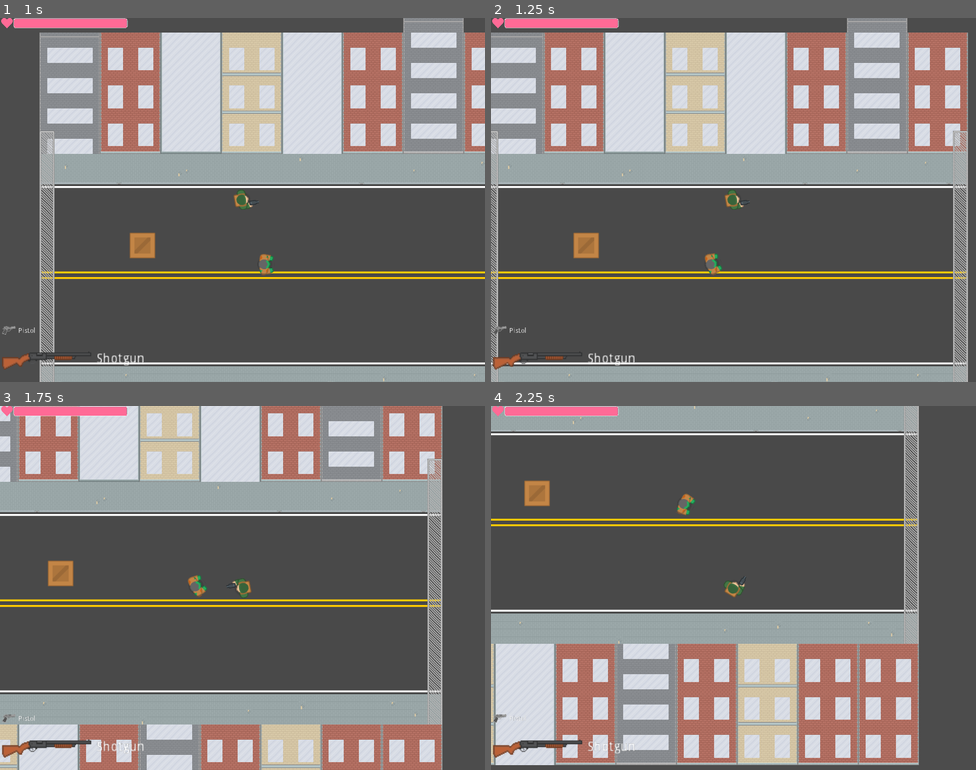
Above: before the commit, frames 1-4 (two rows, left to right).
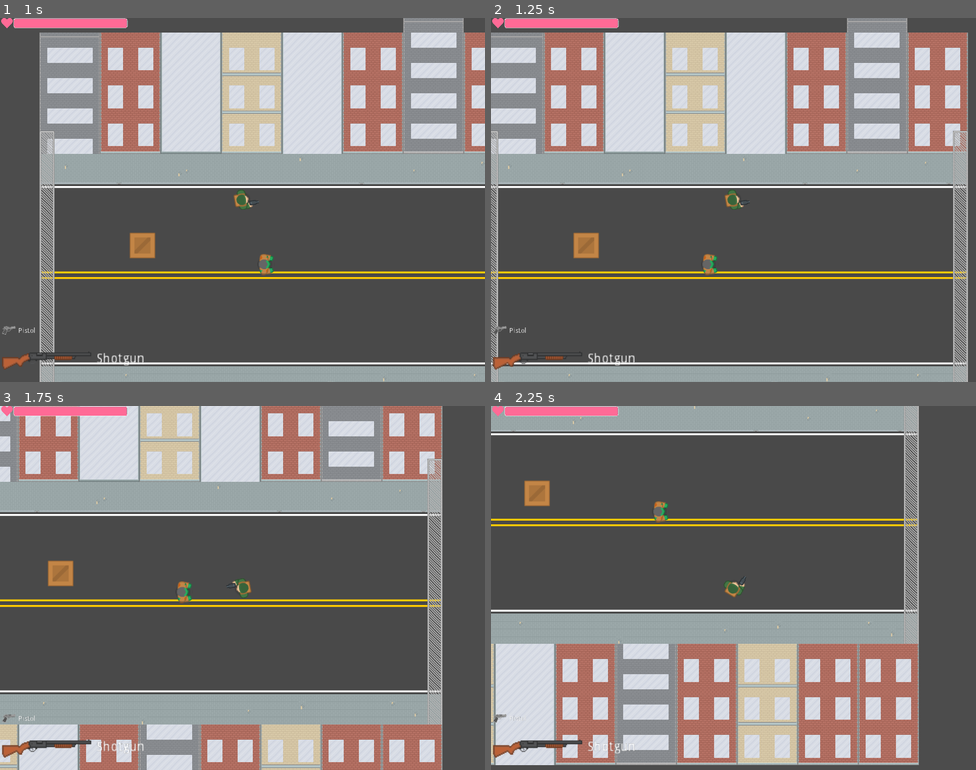
Above: after the commit, the same moments.

Repository: sindre0830/YAZG
Game: Godot game, scene res://World/World.tscn
Two runs of this game, one before a commit and one after it. Both use one fixed random seed, a clock stepped at 60 frames per second and the inputs below. This scene is started directly instead of the project's main scene.
Inputs (mouse positions are in pixels of both pictures, inside the frame that each line leads up to):
- Up to frame 1 (1 s): tap Enter at 0.5 s; move the mouse to (349, 181) at 0.52 s; hold Right (ui_right) from 0.53 s (still down)
- Up to frame 2 (1.25 s): keep holding Right (ui_right)
- Up to frame 3 (1.75 s): move the mouse to (145, 606) at 1.27 s; release Right (ui_right) at 1.28 s; hold Down (ui_down) from 1.28 s (still down)
- Up to frame 4 (2.25 s): move the mouse to (782, 507) at 2.02 s; release Down (ui_down) at 2.03 s; hold Right (ui_right) from 2.03 s (still down)

Frame 1 is identical in both runs. In frame 2, 0.1% of the frame differs, in the area x 43-48%, y 64-71%; in frame 3, 0.3%; in frame 4, 0.3%, in the area x 33-43%, y 24-32%.
Error after the commit: Parse Error: The member "velocity" already exists in a parent class. (res://Actor/Zombie/Zombie.gd:16)

Commit message:
[#43] added Enemy.gd

Diff:
--- a/Source/Actor/Actor.gd
+++ b/Source/Actor/Actor.gd
@@ -3,6 +3,7 @@
 export var ACCELERATION = 300
 export var MAX_SPEED = 50
 export var FRICTION = 200
+export var velocity = Vector2.ZERO
 
 export (float) var max_health = 100
 onready var health = max_health
--- /dev/null
+++ b/Source/Actor/Enemy.gd
@@ -0,0 +1,26 @@
+extends "res://Actor/Actor.gd"
+
+onready var player = get_parent().get_node("Player")
+
+onready var tween = get_node("Tween")
+var path
+
+func _set_rotation(new_trans):
+	self.transform.x = new_trans
+	self.transform = self.transform.orthonormalized()
+
+func move(delta, position, navigation):
+	var arrPaths = navigation.get_simple_path(position, player.global_position, false)
+	if arrPaths.size() > 1:
+		path = arrPaths[1]
+
+		var distance = path - global_position
+		var direction = distance.normalized()
+
+		var start = self.transform.x
+		tween.interpolate_method(self, '_set_rotation', start, direction, 0.2, Tween.TRANS_LINEAR, Tween.EASE_IN)
+		tween.start()
+
+		velocity = Vector2(1, 0).rotated(rotation)
+
+		velocity = move_and_collide(velocity * MAX_SPEED * delta)
--- a/Source/Actor/Player/Player.gd
+++ b/Source/Actor/Player/Player.gd
@@ -3,7 +3,7 @@
 var HEALTHBAR = "UI/Healthbar"
 var GUNDISPLAY = "UI/GunDisplay"
 
-var velocity = Vector2.ZERO
+
 var gun = default_gun.new()
 onready var attackCooldown = $AttackCooldown
 
--- a/Source/Actor/Zombie/Boss.gd
+++ b/Source/Actor/Zombie/Boss.gd
@@ -1,28 +1,6 @@
-extends "res://Actor/Actor.gd"
+extends "res://Actor/Enemy.gd"
 
-var velocity = Vector2.ZERO
-var path
-onready var player = get_parent().get_node("Player")
 onready var navigation = get_parent().get_node("Navigation2D")
-onready var tween = get_node("Tween")
-onready var timer = get_node("Timer")
 
 func _physics_process(delta) -> void:
-	var arrPaths = navigation.get_simple_path(global_position, player.global_position, false)
-	if arrPaths.size() > 1:
-		path = arrPaths[1]
-
-		var distance = path - global_position
-		var direction = distance.normalized()
-
-		var start = self.transform.x
-		tween.interpolate_method(self, '_set_rotation', start, direction, 0.2, Tween.TRANS_LINEAR, Tween.EASE_IN)
-		tween.start()
-
-		velocity = Vector2(1, 0).rotated(rotation)
-
-		velocity = move_and_collide(velocity * MAX_SPEED * delta)
-
-func _set_rotation(new_trans):
-	self.transform.x = new_trans
-	self.transform = self.transform.orthonormalized()
+	move(delta, global_position, navigation)
--- a/Source/Actor/Zombie/Boss.tscn
+++ b/Source/Actor/Zombie/Boss.tscn
@@ -22,5 +22,3 @@
 shape = SubResource( 1 )
 
 [node name="Tween" type="Tween" parent="."]
-
-[node name="Timer" type="Timer" parent="."]
